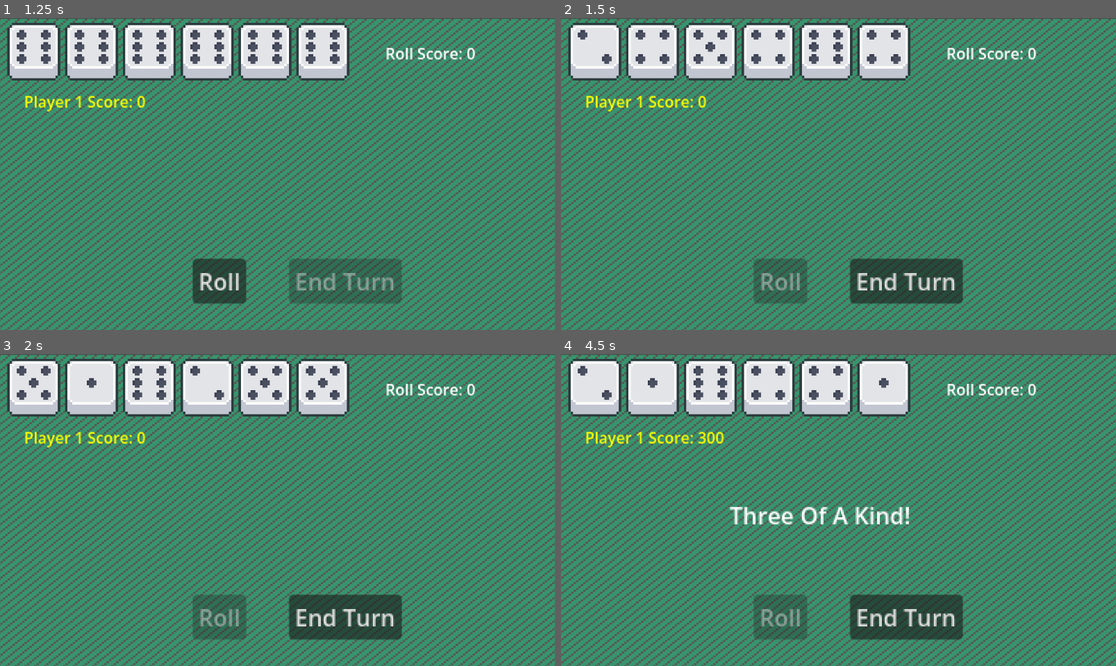
Above: before the commit, frames 1-4 (two rows, left to right).
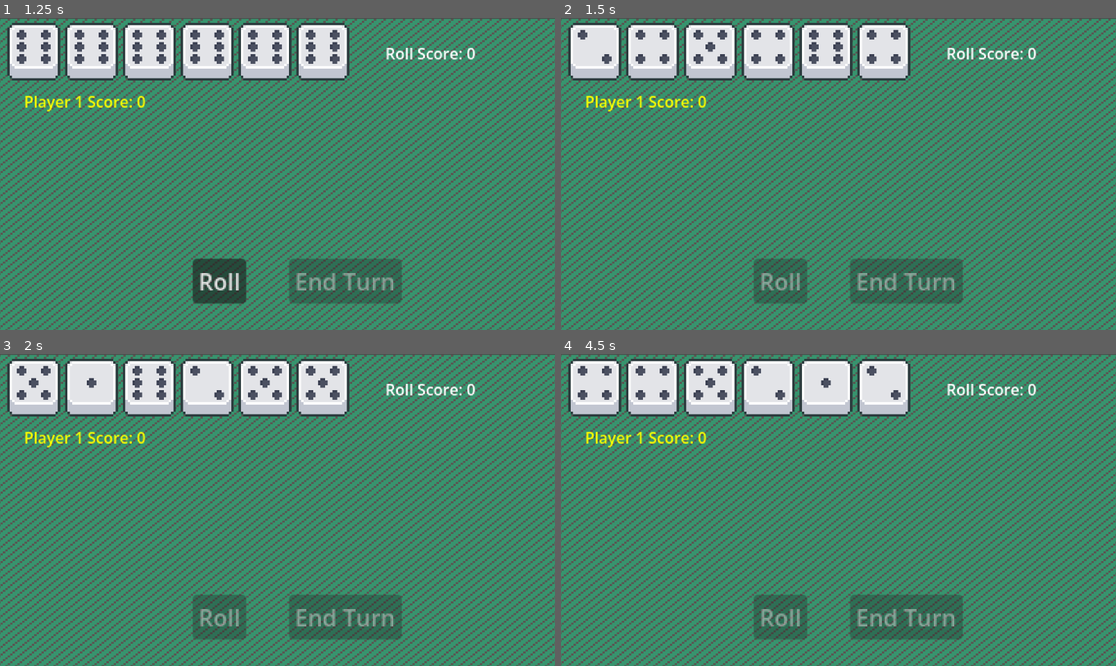
Above: after the commit, the same moments.

Repository: alanmiller41/Chicken-Dice
Game: Godot game, scene res://main_menu.tscn
The game is run twice, just before and just after one commit, with the same random seed, the same clock (stepped at 60 frames per second) and the same inputs.
Inputs (mouse positions are in pixels of both pictures, inside the frame that each line leads up to):
- Up to frame 1 (1.25 s): click "Start" at 0.5 s
- Up to frame 2 (1.5 s): click "Roll" at 1.25 s
- Up to frame 3 (2 s): no input
- Up to frame 4 (4.5 s): click (905, 616) at 2 s, where only the run before the commit has a clickable "End Turn"; click (783, 616) at 2.75 s, where only the run before the commit has a clickable "Roll"; click (905, 616) at 3.5 s, where only the run before the commit has a clickable "End Turn"; click (783, 616) at 4.25 s, where only the run before the commit has a clickable "Roll"

Frame 1 is identical in both runs. In frame 2, 2.3% of the frame differs, in the area x 52-73%, y 77-92%; in frame 3, 2.3%; in frame 4, 4.1%, in the area x 3-73%, y 3-92%.

Commit message:
Made minimum option work

Diff:
--- a/Player.gd
+++ b/Player.gd
@@ -14,6 +14,7 @@
 signal display_player_message
 signal on_total_score_changed
 signal toggle_roll_button
+signal toggle_end_turn_button
 signal hot_dice
 
 signal start_player_turn
@@ -180,6 +181,8 @@
 	if held_dice.size() > 0 and held_dice_score > 0:
 		toggle_roll_button.emit(true)
 	_on_roll_score_changed.emit(turn_value + held_dice_score)
+	if Global.minimum_enabled and score == 0 and turn_value + held_dice_score >= 500:
+		toggle_end_turn_button.emit(true)
 
 
 func on_die_released(die):
@@ -204,6 +207,7 @@
 		die.perma_held=false
 	hot_dice.emit()
 	toggle_roll_button.emit(true)
+
 
 func _on_dice_dice_finished_rolling(dice):
 	# If player busted
@@ -212,6 +216,9 @@
 		display_player_message.emit("You Busted All Over!", 2)
 		_on_roll_score_changed.emit(0)
 		toggle_roll_button.emit(false)
+	if !Global.minimum_enabled or score > 500:
+		toggle_end_turn_button.emit(true)
+
 
 
 func _on_roll_button_pressed():
--- a/PlayerManager.gd
+++ b/PlayerManager.gd
@@ -38,6 +38,8 @@
 		connect_player_signals(player_num)
 		Players[player_num].start_turn()
 
+# This connects and disconnects all signals to player objects as they start and end
+# their turns.  If you add a signal from or to Player.tscn you must add it to these methods
 func connect_player_signals(player_num):
 	# Connect player signals to other nodes
 	Players[player_num].start_player_turn.connect(UI.on_start_player_turn)
@@ -48,6 +50,7 @@
 	Players[player_num].on_total_score_changed.connect(UI._on_player_on_total_score_changed)
 	Players[player_num].toggle_roll_button.connect(UI._on_player_toggle_roll_button)
 	Players[player_num].hot_dice.connect(dice._on_player_hot_dice)
+	Players[player_num].toggle_end_turn_button.connect(UI._on_player_toggle_end_turn_button)
 
 	# Connect external signals to player
 	dice.on_die_held.connect(Players[player_num].on_die_held)
@@ -66,6 +69,7 @@
 	Players[player_num].on_total_score_changed.disconnect(UI._on_player_on_total_score_changed)
 	Players[player_num].toggle_roll_button.disconnect(UI._on_player_toggle_roll_button)
 	Players[player_num].hot_dice.disconnect(dice._on_player_hot_dice)
+	Players[player_num].toggle_end_turn_button.disconnect(UI._on_player_toggle_end_turn_button)
 
 	# Connect external signals to player
 	dice.on_die_held.disconnect(Players[player_num].on_die_held)
--- a/player.tscn
+++ b/player.tscn
@@ -1,6 +1,6 @@
-[gd_scene load_steps=2 format=3 uid="uid://c7u8n7gxkbo88"]
+[gd_scene format=3 uid="uid://c7u8n7gxkbo88"]
 
-[ext_resource type="Script" path="res://Player.gd" id="1_ygihg"]
+[ext_resource type="Script" uid="uid://cx24jtk8qa0gp" path="res://Player.gd" id="1_ygihg"]
 
-[node name="Player" type="Node2D"]
+[node name="Player" type="Node2D" unique_id=929801648]
 script = ExtResource("1_ygihg")
--- a/ui.gd
+++ b/ui.gd
@@ -44,7 +44,6 @@
 	pass
 
 func _on_roll_button_pressed():
-	end_turn_button.disabled = false
 	on_roll_button_pressed.emit()
 
 func _on_end_turn_button_pressed():
@@ -67,6 +66,9 @@
 func _on_player_toggle_roll_button(toggle: bool):
 	roll_button.disabled = !toggle
 
+func _on_player_toggle_end_turn_button(toggle: bool):
+	end_turn_button.disabled = !toggle
+
 func on_start_player_turn(player):
 	total_score_labels[player-1].add_theme_color_override("font_color", Color("fcff00"))
 	end_turn_button.disabled = true
